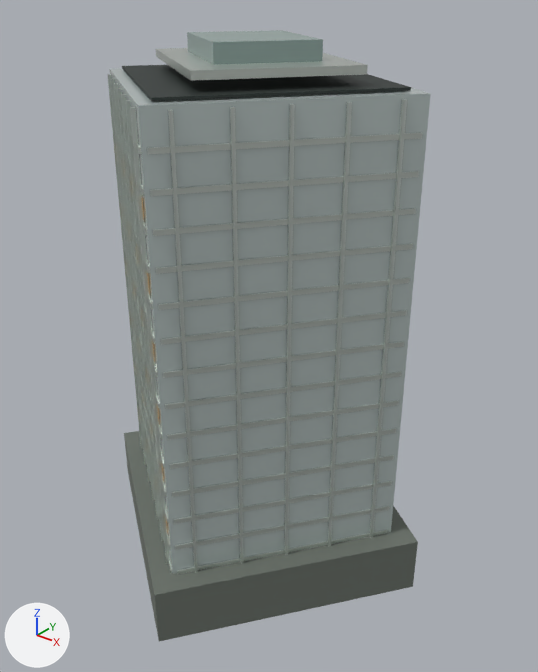
Before and after pictures for a commit that changed the Blender file landmarks/assets/ketong-tower.blend.
The view is the same before and after, from a camera (50 mm lens) standing at (88.6, -105.8, 115.5) and looking at (3.4, 0.6, 49.5). Arrows for +X, +Y and +Z are at lower left; the lights stay in place. The picture after the commit comes second.

Names of what the first picture shows: 'crown_box', 'crown_box.001', 'envelope', 'fins', 'floor_bands', 'podium', 'roof_deck' and 1 more.
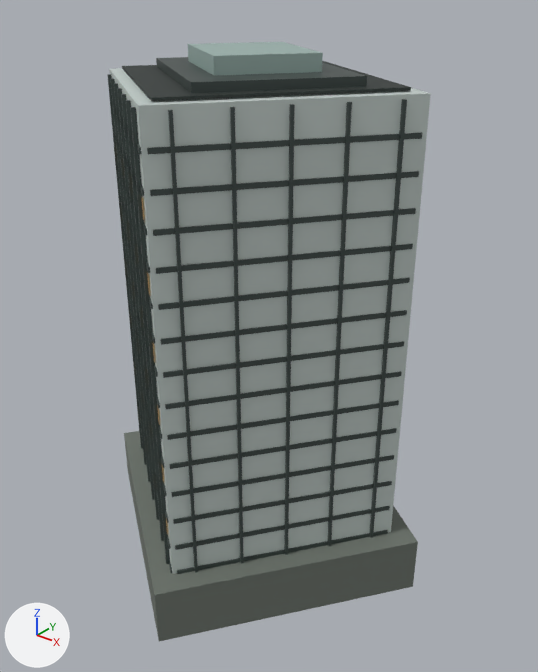
Boxes [x1, y1, x2, y2] around the edits, measured in the pictures (538 x 672 px):
```json
{"object": "fins", "change": "recoloured", "before": [107, 74, 407, 573], "after": [107, 74, 407, 573]}
{"object": "floor_bands", "change": "recoloured", "before": [119, 115, 422, 574], "after": [119, 115, 422, 574]}
{"object": "crown_box", "change": "recoloured, reshaped", "before": [156, 48, 368, 81], "after": [156, 57, 367, 93], "on screen": "9% taller"}
{"object": "crown_box.001", "change": "reshaped", "before": [187, 30, 323, 65], "after": [188, 42, 323, 76]}
{"part": 1, "of": "me_crown_box", "change": "rebuilt", "after": [156, 57, 367, 93], "on screen": "not visible before"}
{"part": 2, "of": "me_crown_box", "change": "deleted", "before": [156, 49, 191, 80]}
{"part": 3, "of": "me_crown_box", "change": "deleted", "before": [190, 65, 368, 81]}
{"part": 4, "of": "me_crown_box", "change": "deleted", "before": [157, 48, 366, 71]}
{"part": 5, "of": "me_crown_box_001", "change": "rebuilt", "after": [188, 42, 323, 76], "on screen": "not visible before"}
{"part": 6, "of": "me_crown_box_001", "change": "deleted", "before": [187, 32, 214, 65]}
{"part": 7, "of": "me_crown_box_001", "change": "deleted", "before": [213, 40, 323, 64]}
{"part": 8, "of": "me_crown_box_001", "change": "deleted", "before": [188, 30, 323, 42]}
```

Edits to the scene script, one JSON object a line:
```json
{"op": "set", "path": "mat_metal.base_color", "old": "(0.665, 0.723, 0.672)", "new": "(0.0685, 0.0908, 0.0844)", "note": "light grey #d5ddd6 -> dark grey #4a5552"}
{"block": "me_crown_box", "where": "# used by ob_crown_box; location = (0.0, 0.0, 0.0)"}
{"op": "remove", "block": "me_crown_box", "code": "me_crown_box.from_pydata(...)  # 24 vertices, 6 faces; spans x -23.3..23.3, y -22.3..22.3, z 101.3..102.7"}
{"op": "add", "block": "me_crown_box", "code": "me_crown_box.from_pydata(...)  # 8 vertices, 6 faces; spans x -23.3..23.3, y -22.3..22.3, z 99.4..101.1"}
{"block": "me_crown_box", "change": "me_crown_box part 1: the loose piece of 4 vertices spanning x -23.3..23.3, y -22.3..22.3, z 101.3 is rebuilt with 8 vertices and now spans x -23.3..23.3, y -22.3..22.3, z 99.4..101.1"}
{"block": "me_crown_box", "change": "me_crown_box part 2: the loose piece of 4 vertices spanning x -23.3..6.9, y -22.3..-0.5, z 101.3..102.7 is deleted"}
{"block": "me_crown_box", "change": "me_crown_box part 3: the loose piece of 4 vertices spanning x 6.9..23.3, y -22.3..0.5, z 101.3..102.7 is deleted"}
{"block": "me_crown_box", "change": "me_crown_box part 4: the loose piece of 4 vertices spanning x -23.3..23.3, y -22.3..22.3, z 102.7 is deleted"}
{"block": "me_crown_box", "change": "other edits to the shape of me_crown_box do not show in these pictures"}
{"block": "me_crown_box_001", "where": "# used by ob_crown_box_001; location = (0.0, 0.0, 0.0)"}
{"op": "remove", "block": "me_crown_box_001", "code": "me_crown_box_001.from_pydata(...)  # 24 vertices, 6 faces; spans x -14.6..14.6, y -14.0..14.0, z 102.4..106.0"}
{"op": "add", "block": "me_crown_box_001", "code": "me_crown_box_001.from_pydata(...)  # 8 vertices, 6 faces; spans x -14.6..14.6, y -14.0..14.0, z 100.8..104.0"}
{"block": "me_crown_box_001", "change": "me_crown_box_001 part 5: the loose piece of 4 vertices spanning x -14.6..14.6, y -14.0..14.0, z 102.4 is rebuilt with 8 vertices and now spans x -14.6..14.6, y -14.0..14.0, z 100.8..104.0"}
{"block": "me_crown_box_001", "change": "me_crown_box_001 part 6: the loose piece of 4 vertices spanning x -14.6..4.0, y -14.0..-0.7, z 102.4..106.0 is deleted"}
{"block": "me_crown_box_001", "change": "me_crown_box_001 part 7: the loose piece of 4 vertices spanning x 4.0..14.6, y -14.0..0.7, z 102.4..106.0 is deleted"}
{"block": "me_crown_box_001", "change": "me_crown_box_001 part 8: the loose piece of 4 vertices spanning x -14.6..14.6, y -14.0..14.0, z 106.0 is deleted"}
{"block": "me_crown_box_001", "change": "other edits to the shape of me_crown_box_001 do not show in these pictures"}
```
